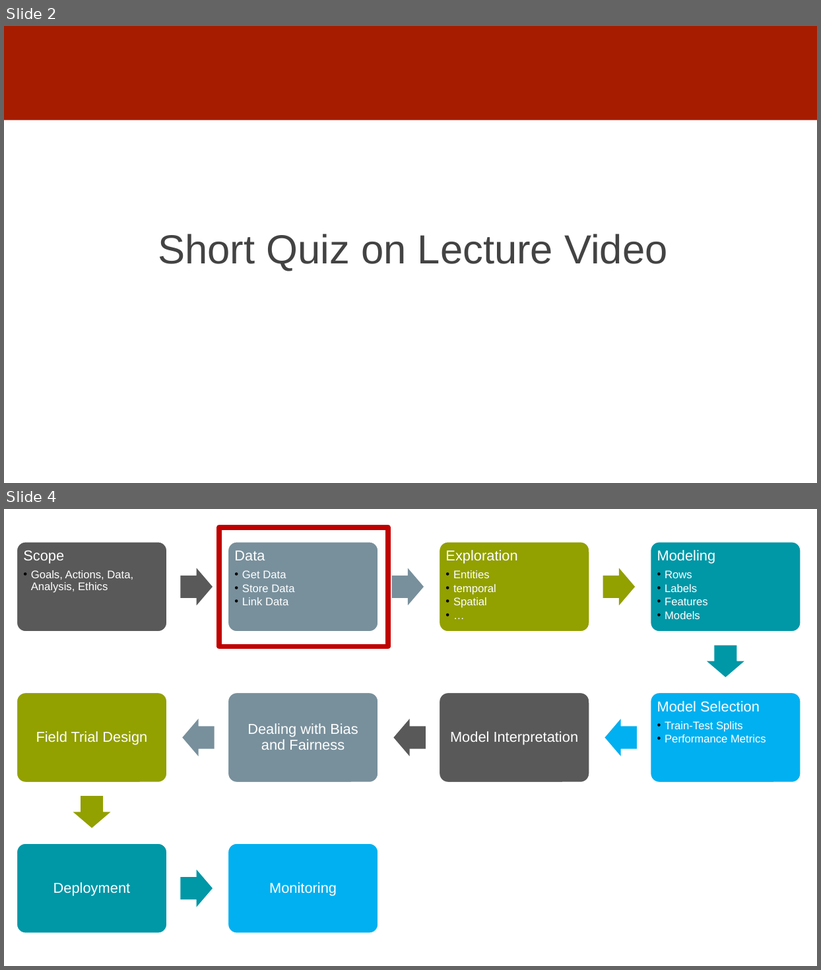
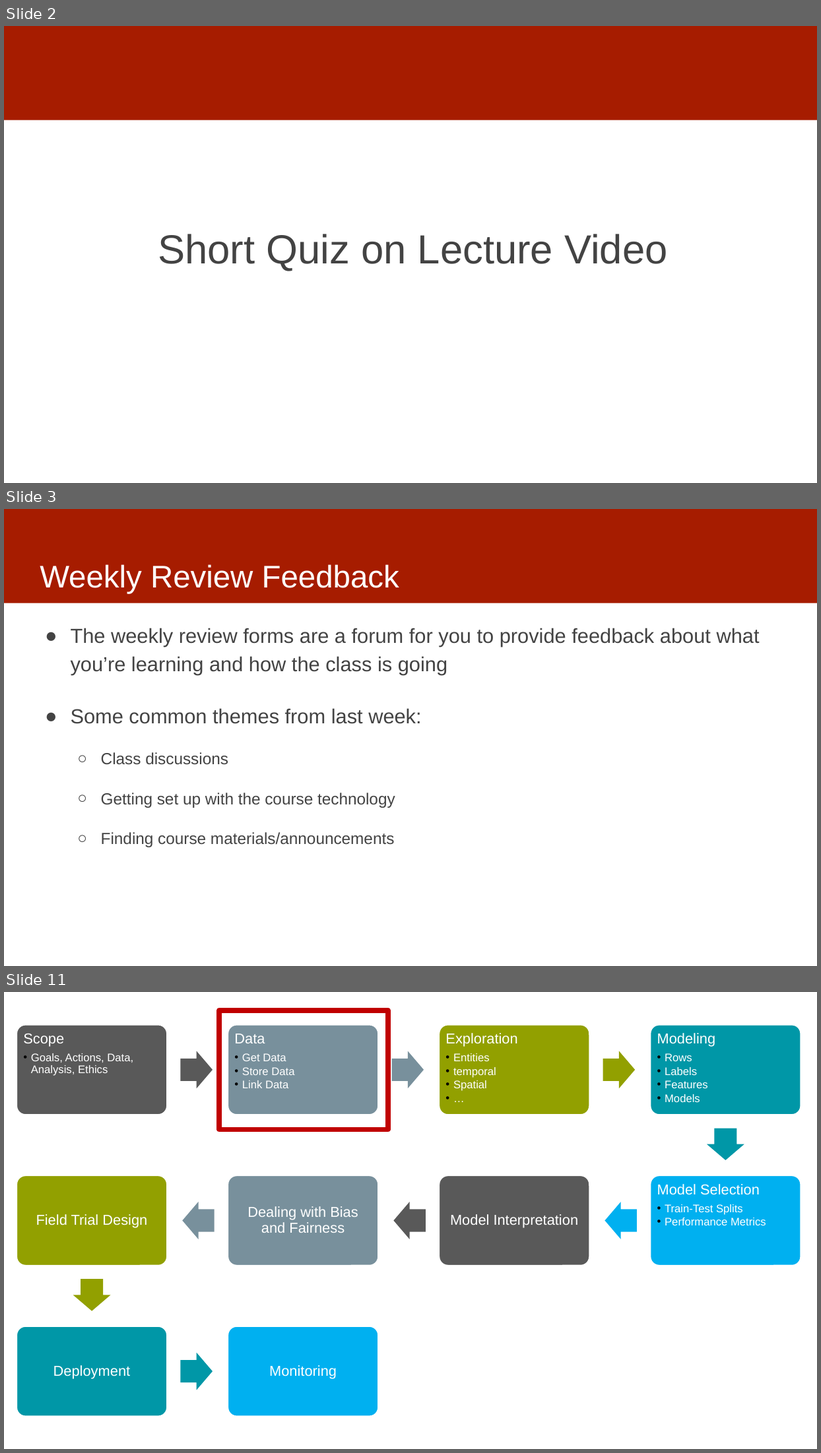
Before and after one commit to dssg/mlforpublicpolicylab, a slide deck: 02 - Case Studies and Acquiring Data/data -- discussion.pptx. Shown one above the other, each under a label of ours: slides 2 and 4 before the commit, slides 2, 3 and 11 after it; the slides between them are not shown. The pictures are 821x970 and 821x1453 pixels, drawn with LibreOffice and Linux fonts; fonts in the diff are those of the drawing. Boxes give left, top, right and bottom in pixels: in the first picture for what was removed or moved away, otherwise in the second. Text is boxed around its words. In the diff, an @@ line names an element or a change of style, - is before the commit and + after.

```diff
--- a/02 - Case Studies and Acquiring Data/data -- discussion.pptx
+++ b/02 - Case Studies and Acquiring Data/data -- discussion.pptx
@@ slide 3 added at <box>4,509,817,966</box>, background #FFFFFF; not listed: 1 template element that a slide beside it also shows @@
@@ title added at <box>40,564,399,594</box>, 37 pt, text #FFFFFF @@
+Weekly Review Feedback
@@ text added at <box>71,628,760,848</box>, 24 pt, text #434343 @@
+● The weekly review forms are a forum for you to provide feedback about what you’re learning and how the class is going
+● Some common themes from last week:
+  ○ Class discussions
+  ○ Getting set up with the course technology
+  ○ Finding course materials/announcements
@@ what was slide 4 is now slide 11 @@
```
Also in this commit, not shown: 2 slides changed, 6 other slides added.
